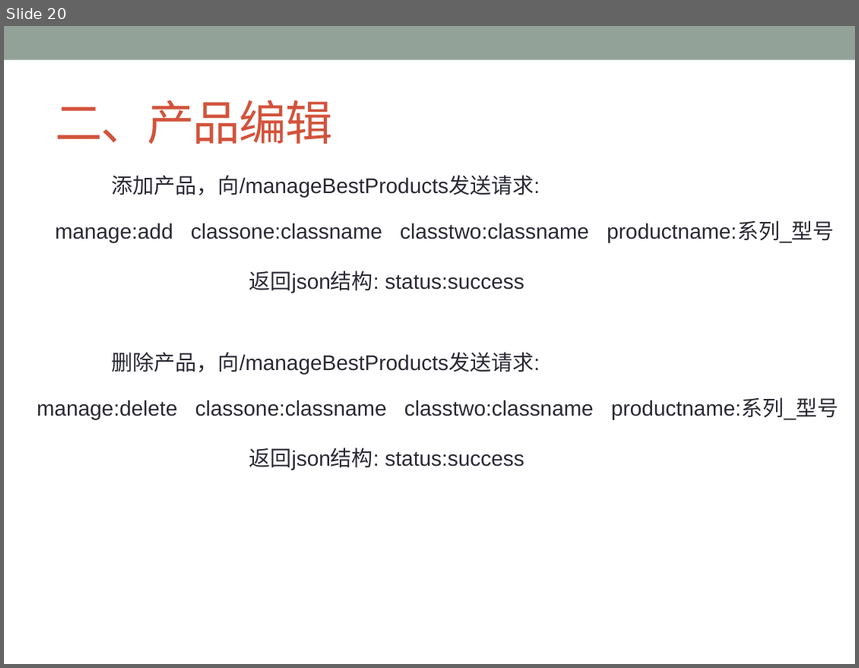
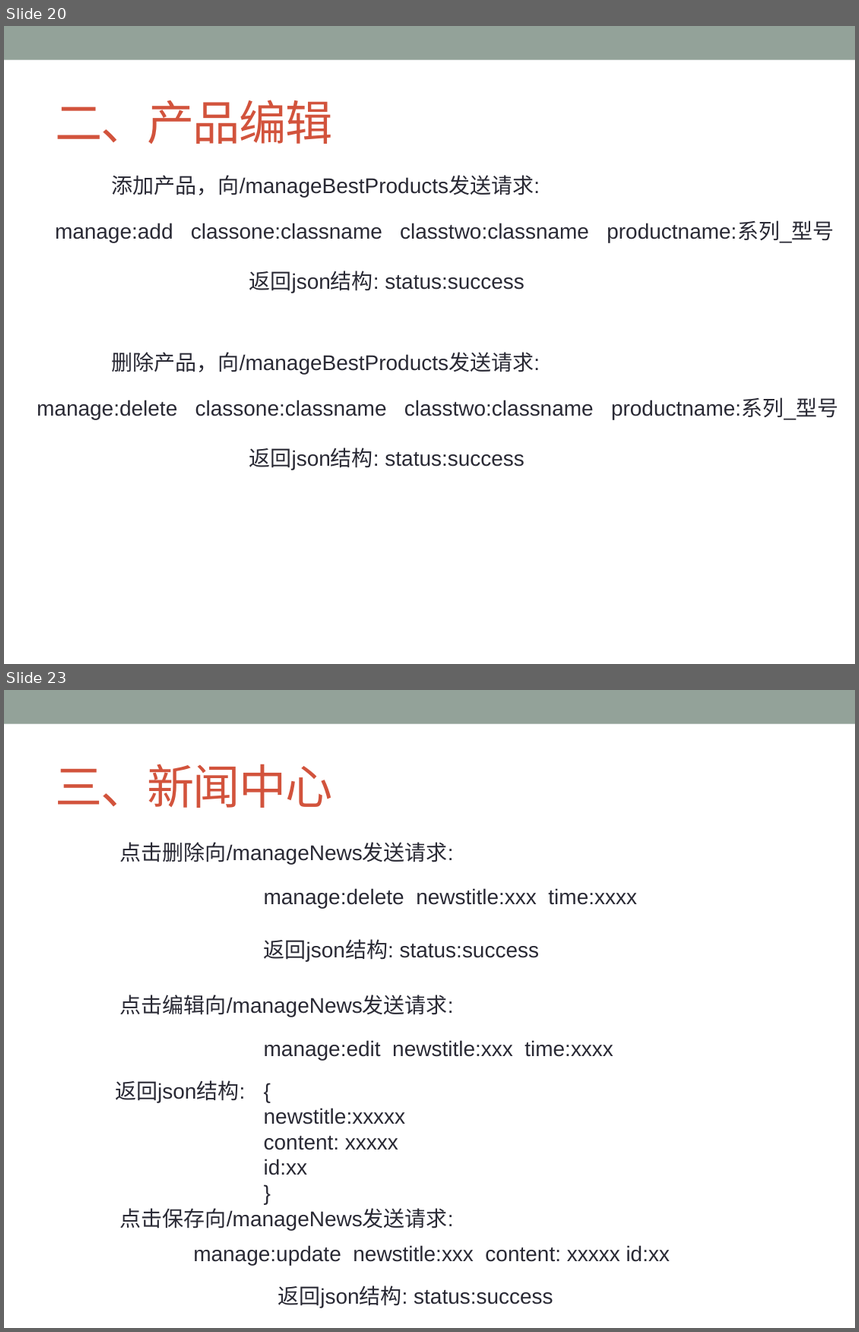
Before and after one commit to ChanSeaThink/LULLGREE, a slide deck: ZSGree前后端逻辑及接口.pptx. Shown one above the other, each under a label of ours: slide 20 before the commit, slides 20 and 23 after it; the slides between them are not shown. The pictures are 859x668 and 859x1332 pixels, drawn with LibreOffice and Linux fonts; fonts in the diff are those of the drawing. Boxes give left, top, right and bottom in pixels: in the first picture for what was removed or moved away, otherwise in the second. Text is boxed around its words. In the diff, an @@ line names an element or a change of style, - is before the commit and + after.

```diff
--- a/ZSGree前后端逻辑及接口.pptx
+++ b/ZSGree前后端逻辑及接口.pptx
@@ slide 23 added at box(4, 690, 855, 1328), background #FFFFFF; not listed: 1 template element that a slide beside it also shows @@
@@ title added at box(55, 764, 332, 808), 40 pt, text #D2533C @@
+三、新闻中心
@@ text added at box(120, 842, 454, 865), 18 pt, text #292934 @@
+点击删除向/manageNews发送请求:
@@ text added at box(264, 888, 637, 908), 18 pt, text #292934 @@
+manage:delete newstitle:xxx time:xxxx
@@ text added at box(264, 939, 539, 962), 18 pt, text #292934 @@
+返回json结构: status:success
@@ text added at box(120, 995, 454, 1018), 18 pt, text #292934 @@
+点击编辑向/manageNews发送请求:
@@ text added at box(264, 1040, 614, 1061), 18 pt, text #292934 @@
+manage:edit newstitle:xxx time:xxxx
@@ text added at box(115, 1081, 245, 1103), 18 pt, text #292934 @@
+返回json结构:
@@ text added at box(264, 1108, 406, 1176), 18 pt, text #292934 @@
+{
+newstitle:xxxxx
+content: xxxxx
+id:xx
+}
@@ text added at box(120, 1208, 454, 1231), 18 pt, text #292934 @@
+点击保存向/manageNews发送请求:
@@ text added at box(193, 1246, 671, 1265), 18 pt, text #292934 @@
+manage:update newstitle:xxx content: xxxxx id:xx
@@ text added at box(278, 1286, 553, 1309), 18 pt, text #292934 @@
+返回json结构: status:success
```
Also in this commit, not shown: 19 other slides added.
